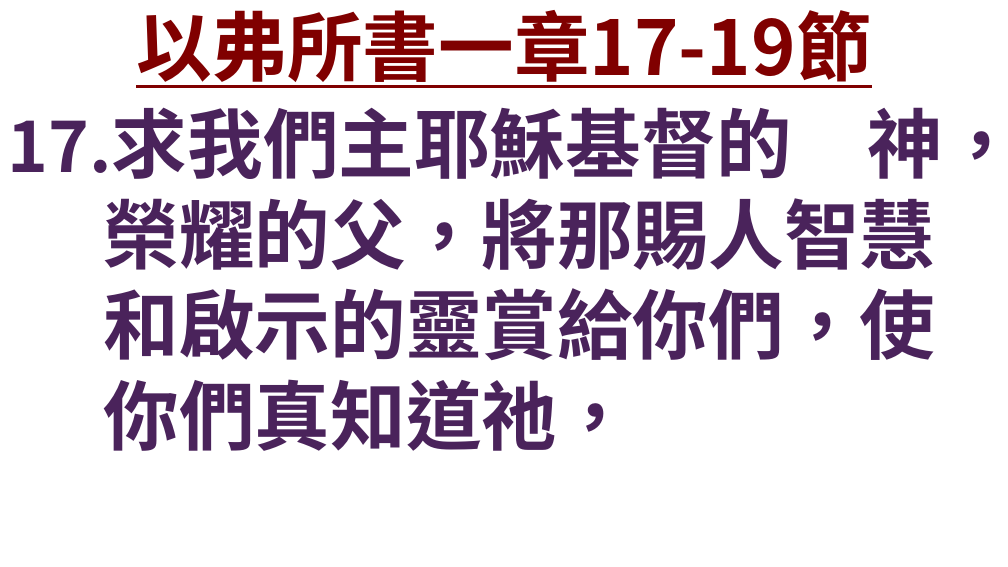
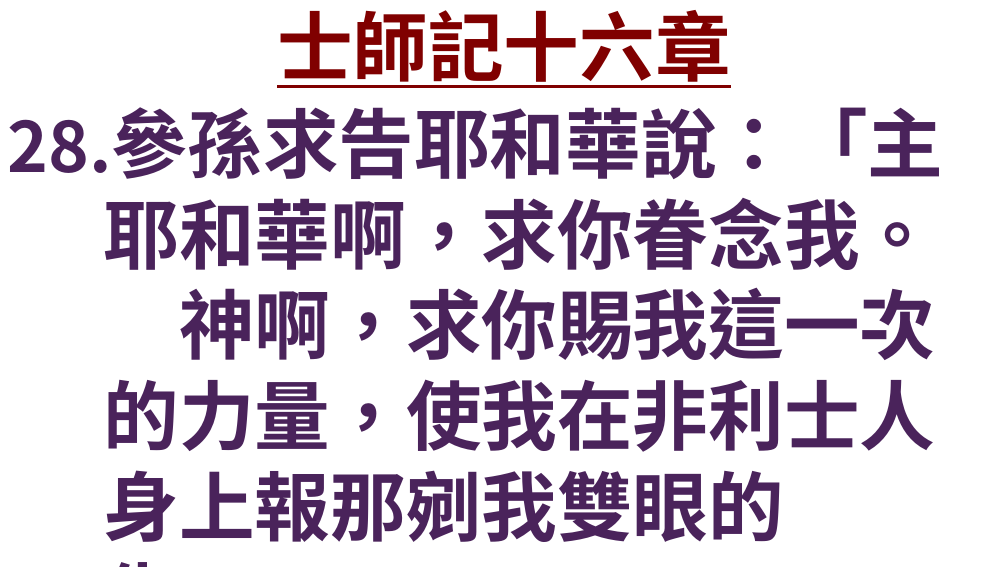
Before and after one commit to Rye-GT500/FaithSlide, a slide deck: slide 7 of test.pptx (slide 2 before the commit). Drawn at 1008x567 pixels with LibreOffice and Linux fonts; fonts in the diff are those of the drawing; background and template pictures are left out. Boxes give left, top, right and bottom in pixels: in the first picture for what was removed or moved away, otherwise in the second. Text is boxed around its words. In the diff, an @@ line names an element or a change of style, - is before the commit and + after.

```diff
--- a/test.pptx
+++ b/test.pptx
@@ title at (277,10,731,88): text changed @@
-以弗所書一章17-19節
+士師記十六章
@@ text at (8,107,944,542): text changed @@
-17.求我們主耶穌基督的 神，榮耀的父，將那賜人智慧和啟示的靈賞給你們，使你們真知道祂，
+28.參孫求告耶和華說：「主耶和華啊，求你眷念我。 神啊，求你賜我這一次的力量，使我在非利士人身上報那剜我雙眼的仇。」
```
Also in this commit, not shown: 3 other slides changed, 7 slides added, 1 other file.
